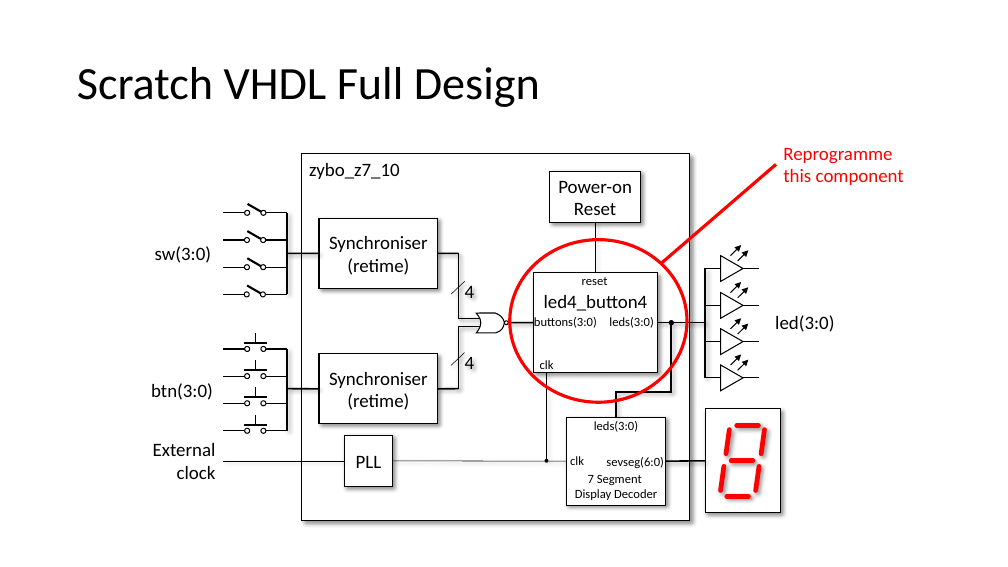
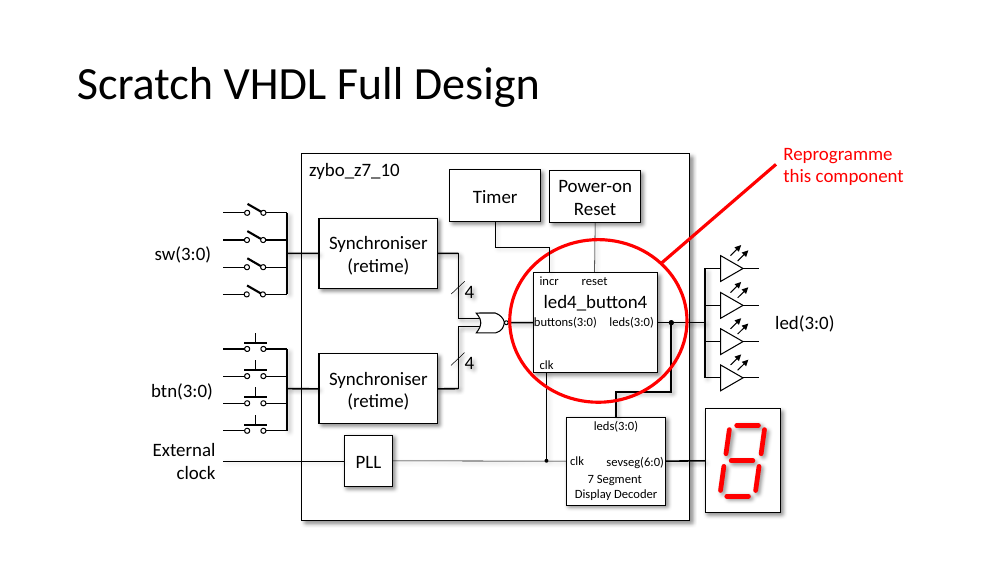
Before and after one commit to house-of-abbey/scratch_vhdl, a slide deck: slide 5 of docs/Training/Training_Material.pptx. Drawn at 1008x567 pixels with LibreOffice and Linux fonts; fonts in the diff are those of the drawing. Boxes give left, top, right and bottom in pixels: in the first picture for what was removed or moved away, otherwise in the second. Text is boxed around its words. In the diff, an @@ line names an element or a change of style, - is before the commit and + after.

```diff
--- a/docs/Training/Training_Material.pptx
+++ b/docs/Training/Training_Material.pptx
@@ rectangle added at [450, 170, 541, 222], fill #FFFFFF, outline #000000 1 pt, 18 pt, text #000000 @@
+Timer
@@ elbow line added from (495, 222) to (549, 273), #000000 0.5 pt @@
@@ text added at [540, 276, 559, 285], 12 pt, text #000000 @@
+incr
```
Also in this commit, not shown: 5 other slides changed, 8 other files.
